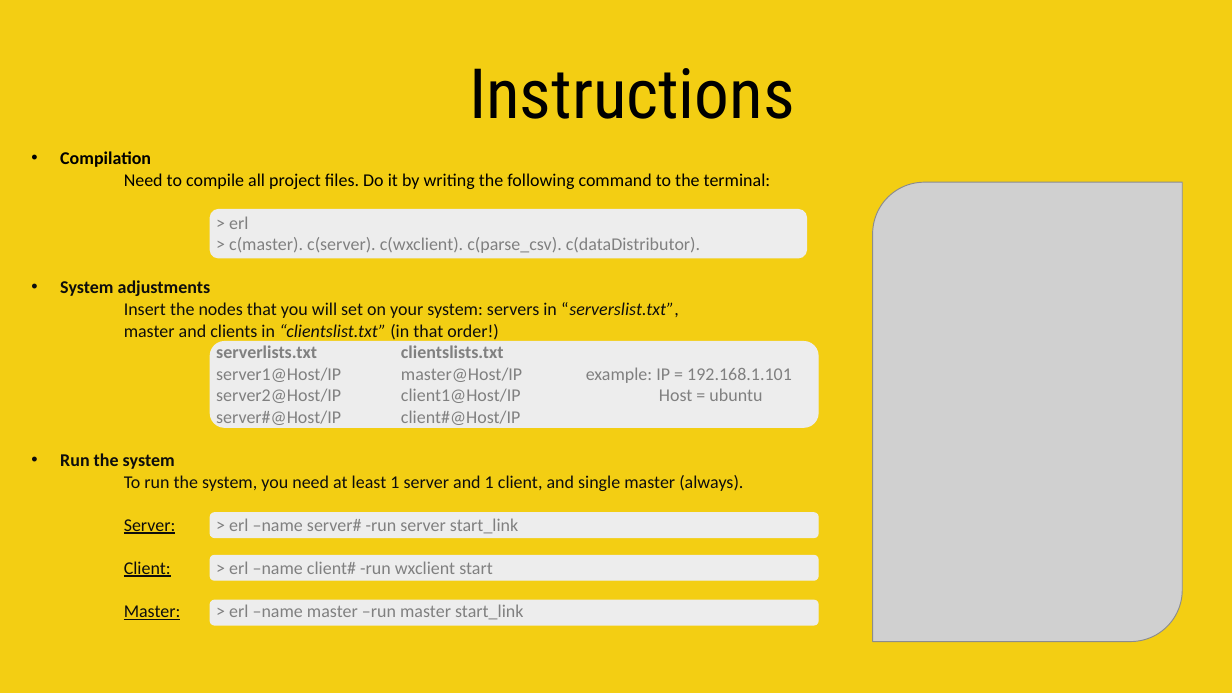
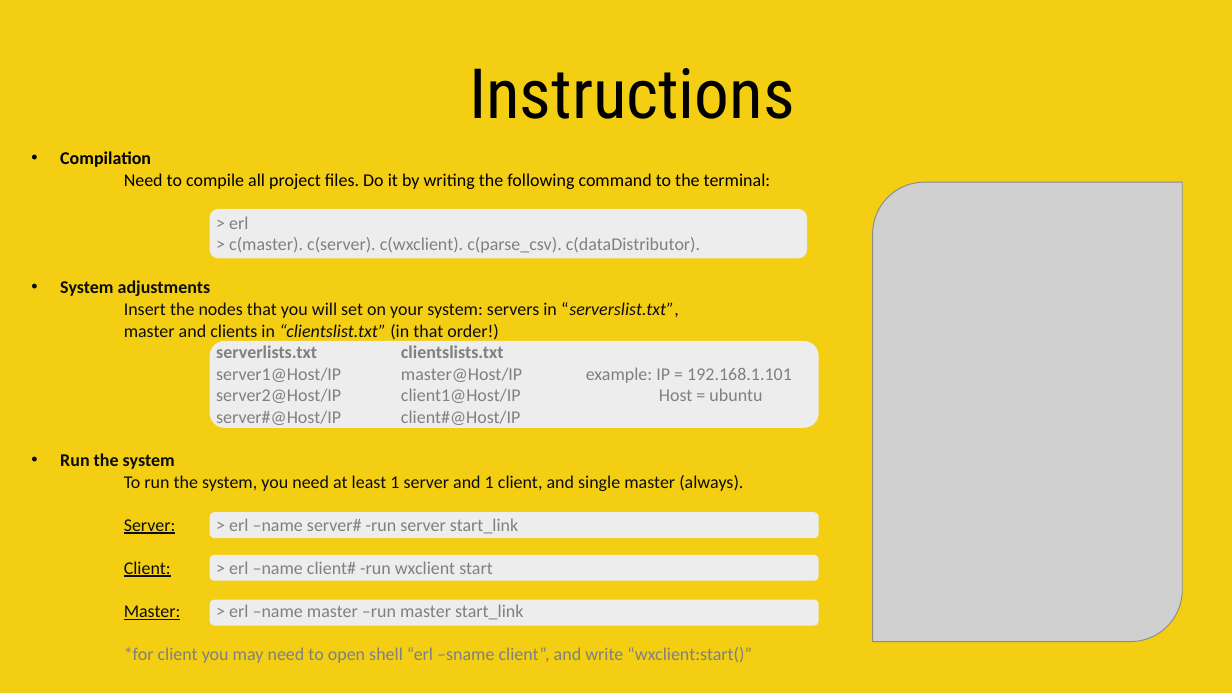
Before and after one commit to omerlux/IMDb-Map-Reduce-in-Erlang, a slide deck: slide 10 of doc/final.pptx. Drawn at 1232x693 pixels with LibreOffice and Linux fonts; fonts in the diff are those of the drawing; grey boxes stand for pictures. Boxes give left, top, right and bottom in pixels: in the first picture for what was removed or moved away, otherwise in the second. Text is boxed around its words. In the diff, an @@ line names an element or a change of style, - is before the commit and + after.

```diff
--- a/doc/final.pptx
+++ b/doc/final.pptx
@@ text at (x1=124, y1=647, x2=752, y2=663): paragraph added @@
+    *for client you may need to open shell “erl –sname client”, and write “wxclient:start()”
```
Also in this commit, not shown: 2 other files.
